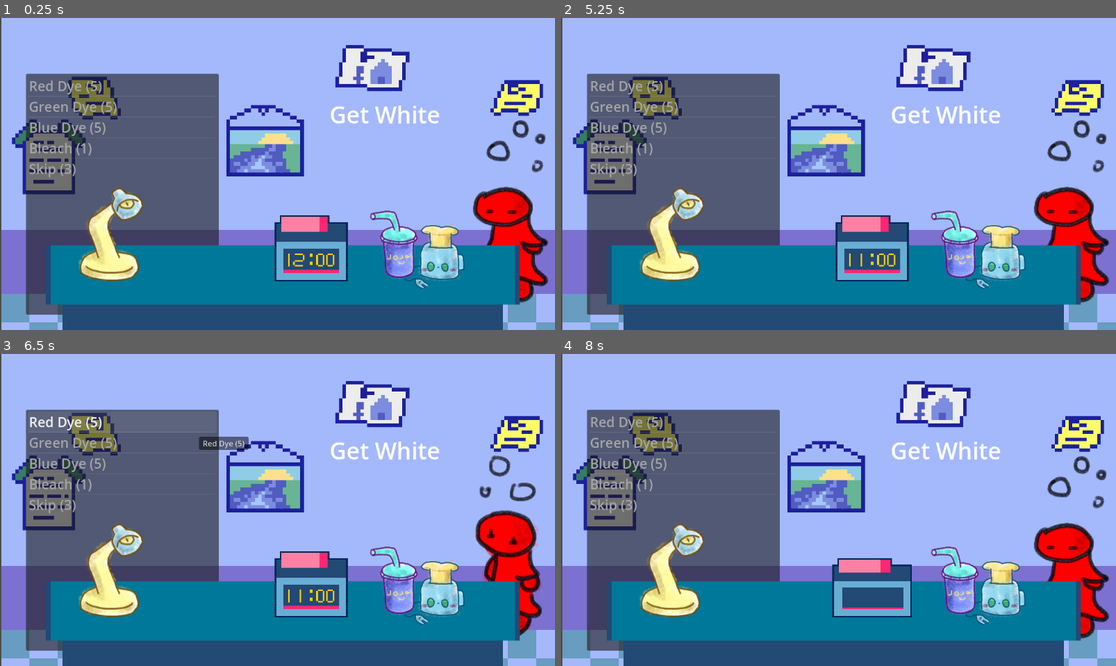
Above: before the commit, frames 1-4 (two rows, left to right).
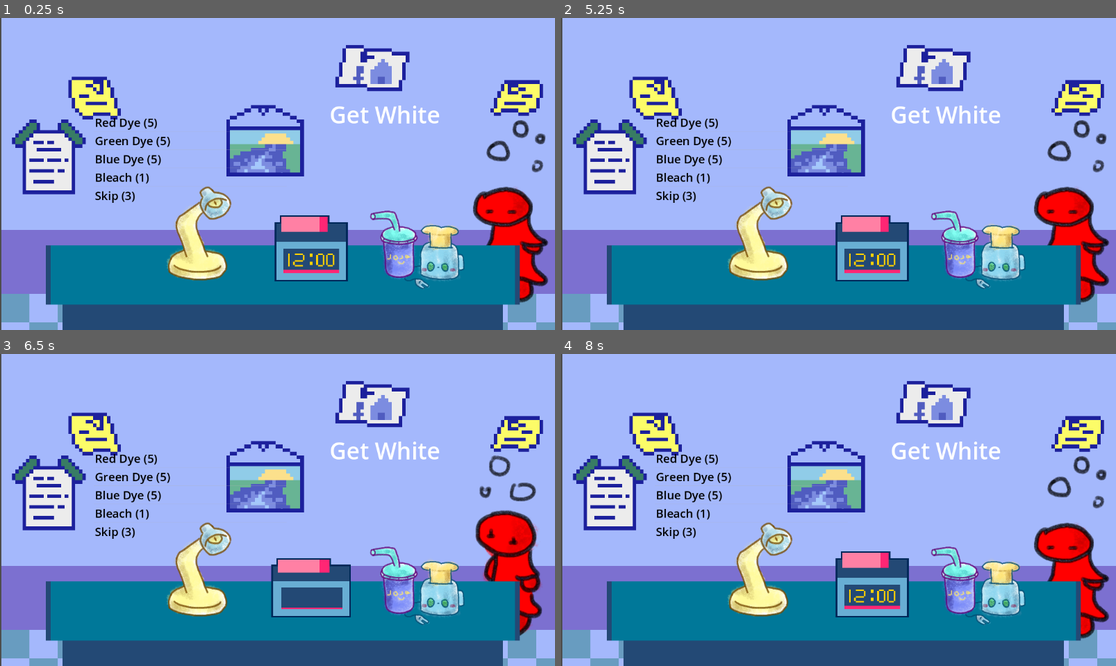
Above: after the commit, the same moments.

Repository: etherware-novice/poisongamejam
Game: Godot game, scene res://scenes/main_game_loop.tscn
The game is run twice, just before and just after one commit, with the same random seed, the same clock (stepped at 60 frames per second) and the same inputs. The engine's default icon, where the game draws it, is replaced by a stand-in: a white triangle on a blue panel in a dark square.
Inputs (mouse positions are in pixels of both pictures, inside the frame that each line leads up to):
- Up to frame 1 (0.25 s): no input
- Up to frame 2 (5.25 s): move the mouse to (960, 158) at 0.52 s; tap Enter at 1.25, 4.25 s; move the mouse to (727, 189) at 1.27 s; move the mouse to (894, 105) at 2.02 s; tap Space at 2.75 s; move the mouse to (810, 236) at 2.77 s; move the mouse to (1005, 220) at 3.52 s; move the mouse to (672, 127) at 4.27 s; move the mouse to (866, 174) at 5.02 s
- Up to frame 3 (6.5 s): move the mouse to (194, 432) at 5.77 s
- Up to frame 4 (8 s): move the mouse to (960, 494) at 6.52 s; move the mouse to (727, 525) at 7.27 s

The runs differ from the first frame. In frame 1, 22% of the frame differs, in the area x 4-42%, y 17-96%; in frame 2, 22%; in frame 3, 24%, in the area x 4-64%, y 17-96%; in frame 4, 23%.

Commit message:
fade out

Diff:
--- /dev/null
+++ b/scenes/fade_and_load.tscn
@@ -0,0 +1,65 @@
+[gd_scene load_steps=8 format=3 uid="uid://uk5d5hyttq0"]
+
+[ext_resource type="Script" path="res://scripts/fadeAndLoad.gd" id="1_ykdid"]
+[ext_resource type="Shader" path="res://shadersfonts/transition.gdshader" id="2_q3fi1"]
+[ext_resource type="Texture2D" uid="uid://dnrfl32nlnv8b" path="res://shadersfonts/wipeup.png" id="3_mqvlp"]
+
+[sub_resource type="ShaderMaterial" id="ShaderMaterial_7g0a2"]
+shader = ExtResource("2_q3fi1")
+shader_parameter/cutoff = 0.0
+shader_parameter/smooth_size = 0.0
+shader_parameter/mask = ExtResource("3_mqvlp")
+
+[sub_resource type="Animation" id="Animation_omk0o"]
+resource_name = "up"
+length = 2.0
+tracks/0/type = "bezier"
+tracks/0/imported = false
+tracks/0/enabled = true
+tracks/0/path = NodePath(".:material:shader_parameter/cutoff")
+tracks/0/interp = 1
+tracks/0/loop_wrap = true
+tracks/0/keys = {
+"handle_modes": PackedInt32Array(0, 0, 0),
+"points": PackedFloat32Array(1, -0.25, 0, 0.25, 0, 0.3, -0.25, 0, 0.25, 0, 0, -0.25, 0, 0.25, 0),
+"times": PackedFloat32Array(0, 1, 2)
+}
+
+[sub_resource type="Animation" id="Animation_mc55j"]
+length = 0.001
+tracks/0/type = "bezier"
+tracks/0/imported = false
+tracks/0/enabled = true
+tracks/0/path = NodePath(".:material:shader_parameter/cutoff")
+tracks/0/interp = 1
+tracks/0/loop_wrap = true
+tracks/0/keys = {
+"handle_modes": PackedInt32Array(0),
+"points": PackedFloat32Array(0, -0.25, 0, 0.25, 0),
+"times": PackedFloat32Array(0)
+}
+
+[sub_resource type="AnimationLibrary" id="AnimationLibrary_uyl67"]
+_data = {
+"RESET": SubResource("Animation_mc55j"),
+"up": SubResource("Animation_omk0o")
+}
+
+[node name="fadeAndLoad" type="CanvasLayer"]
+script = ExtResource("1_ykdid")
+
+[node name="ColorRect" type="ColorRect" parent="."]
+material = SubResource("ShaderMaterial_7g0a2")
+anchors_preset = 15
+anchor_right = 1.0
+anchor_bottom = 1.0
+grow_horizontal = 2
+grow_vertical = 2
+size_flags_vertical = 3
+color = Color(0, 0, 0, 1)
+
+[node name="AnimationPlayer" type="AnimationPlayer" parent="."]
+root_node = NodePath("../ColorRect")
+libraries = {
+"": SubResource("AnimationLibrary_uyl67")
+}
--- a/scenes/main_game_loop.tscn
+++ b/scenes/main_game_loop.tscn
@@ -37,6 +37,10 @@
 "speed": 2.0
 }]
 
+[sub_resource type="StyleBoxEmpty" id="StyleBoxEmpty_oxbaj"]
+
+[sub_resource type="StyleBoxEmpty" id="StyleBoxEmpty_xoeyx"]
+
 [sub_resource type="AtlasTexture" id="AtlasTexture_ktaso"]
 atlas = ExtResource("7_xveha")
 region = Rect2(1728, 0, 64, 64)
@@ -338,11 +342,15 @@
 
 [node name="itembag" type="ItemList" parent="."]
 clip_contents = false
-offset_left = 54.0
-offset_top = 116.0
-offset_right = 454.0
-offset_bottom = 616.0
-theme_override_font_sizes/font_size = 28
+offset_left = 195.0
+offset_top = 198.0
+offset_right = 595.0
+offset_bottom = 489.0
+theme_override_colors/font_color = Color(0, 0, 0, 1)
+theme_override_colors/font_outline_color = Color(1, 1, 1, 1)
+theme_override_font_sizes/font_size = 24
+theme_override_styles/panel = SubResource("StyleBoxEmpty_oxbaj")
+theme_override_styles/selected_focus = SubResource("StyleBoxEmpty_xoeyx")
 script = ExtResource("6_3u6x2")
 
 [node name="status" type="Label" parent="."]
@@ -386,7 +394,7 @@
 script = ExtResource("7_rbf8a")
 
 [node name="hourTick" type="Timer" parent="workclock"]
-wait_time = 5.0
+wait_time = 10.0
 autostart = true
 
 [node name="Tostermk3" type="Sprite2D" parent="."]
@@ -400,7 +408,7 @@
 texture = ExtResource("12_rfny8")
 
 [node name="Laamp" type="Sprite2D" parent="."]
-position = Vector2(219, 445)
+position = Vector2(402, 443)
 scale = Vector2(0.44043, 0.44043)
 texture = ExtResource("13_hscr7")
 
--- a/scripts/constants.gd
+++ b/scripts/constants.gd
@@ -29,3 +29,5 @@
 ]
 
 var itemNames = ["Red Dye", "Green Dye", "Blue Dye", "Bleach", "Skip"]
+
+var fade = load("res://scenes/fade_and_load.tscn")
--- /dev/null
+++ b/scripts/fadeAndLoad.gd
@@ -0,0 +1,18 @@
+extends CanvasLayer
+
+
+# Called when the node enters the scene tree for the first time.
+func _ready():
+	pass
+
+func loadScene(root, scene):
+	print("loading " + scene)
+
+	root.add_child(self)
+	$AnimationPlayer.play("up")
+	await $AnimationPlayer.animation_finished
+	var tree = get_tree()
+	tree.change_scene_to_file(scene)
+	$AnimationPlayer.play("up", -1, 1.0, true)
+	print("selfdel")
+	queue_free()
--- a/scripts/main_game_loop.gd
+++ b/scripts/main_game_loop.gd
@@ -44,9 +44,12 @@
 		endDay()
 
 func endDay():
+	await get_tree().create_timer(3).timeout
 	player.cutsceneLock = true
-	get_tree().change_scene_to_file("res://scenes/shop.tscn")
+	var wipe = constants.fade.instantiate()
+	wipe.loadScene(self, "res://scenes/shop.tscn")
 
 
 func _on_workclock_time_up():
+	$status.text = "Time up!"
 	endDay()
--- /dev/null
+++ b/shadersfonts/maintheme.tres
@@ -0,0 +1,3 @@
+[gd_resource type="Theme" format=3 uid="uid://cm5jtfbr8tyev"]
+
+[resource]
--- /dev/null
+++ b/shadersfonts/transition.gdshader
@@ -0,0 +1,14 @@
+shader_type canvas_item;
+render_mode unshaded;
+
+uniform float cutoff : hint_range(0.0, 1.0);
+uniform float smooth_size : hint_range(0.0, 1.0);
+uniform sampler2D mask : hint_default_white;
+
+void fragment()
+{
+	float value = texture(mask, UV).r;
+	float alpha = smoothstep(cutoff, cutoff + smooth_size, value * (1.0 - smooth_size) + smooth_size);
+	COLOR = vec4(COLOR.rgb, alpha);
+
+}
Not shown: 1 places in scenes/main_game_loop.tscn that only renumber resources
Binary file added: shadersfonts/wipeup.png
Not shown, added: shadersfonts/wipeup.png.import
